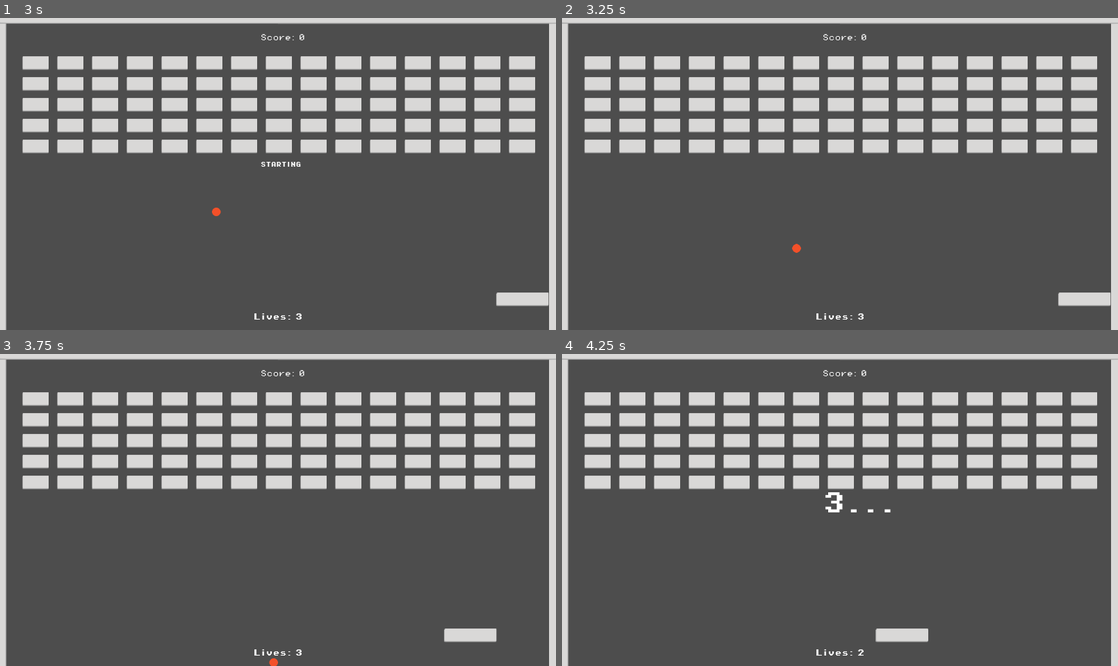
Above: before the commit, frames 1-4 (two rows, left to right).
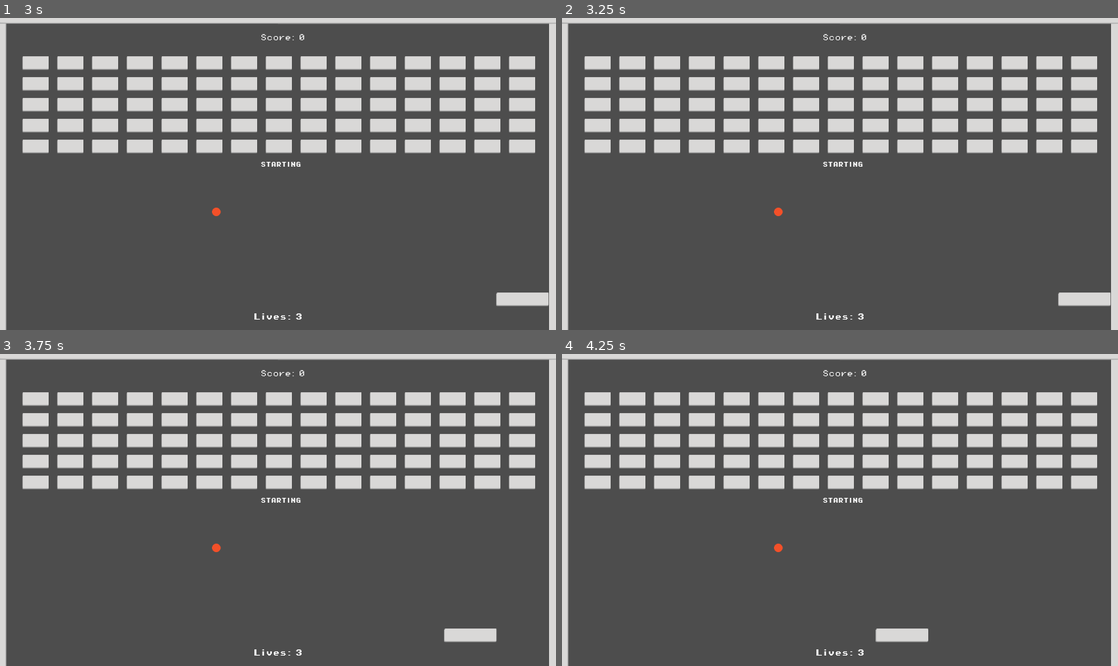
Above: after the commit, the same moments.

Repository: HyperSpreed/BreakoutGame
Game: Godot game, scene res://Scenes/main.tscn
Two runs of this game, one before a commit and one after it. Both use one fixed random seed, a clock stepped at 60 frames per second and the inputs below.
Inputs:
- Up to frame 1 (3 s): tap Enter at 0.5 s; hold Right (ui_right) 0.53-1.28 s; hold Left (ui_left) 1.28-2.03 s; hold Right (ui_right) from 2.03 s (still down)
- Up to frame 2 (3.25 s): keep holding Right (ui_right)
- Up to frame 3 (3.75 s): tap Space at 3.5 s; release Right (ui_right) at 3.53 s; hold Left (ui_left) from 3.53 s (still down)
- Up to frame 4 (4.25 s): keep holding Left (ui_left)

Frame 1 is identical in both runs. In frame 2, 0.1% of the frame differs, in the area x 38-55%, y 46-76%; in frame 3, 0.1%; in frame 4, 0.3%, in the area x 38-60%, y 44-97%.

Commit message:
Add files via upload

Diff:
--- a/breakout/Scripts/ball.gd
+++ b/breakout/Scripts/ball.gd
@@ -10,23 +10,10 @@
 	print(gameState)
 	return gameState
 
-func _ready():
-		if gameOverNow() == true:
-			var resetGame = get_node("/root/Main")
-			resetGame.game_over()
-		else:
-			var timer_label = get_node("/root/Main/TimerLabel")
-			timer_label.add_theme_font_size_override("font_size", 12)
-			#get_node("/root/Main/TimerLabel").text = "STARTING"
-			#get_node("/root/Main/TimerLabel").text = ""
-			#timer_label.text = "STARTING"
-			#timer_label.text = ""
-			await get_tree().create_timer(3).timeout
-			get_node("/root/Main/TimerLabel").text = ""
-			timer_label.add_theme_font_size_override("font_size", 52)
-			randomize()
-			VelocityBall.x = [0.45,0.5][randi()%2]
-			VelocityBall.y = [0.8,0.9][randi()%2]
+func gameStart():
+	randomize()
+	VelocityBall.x = [0.45,0.5][randi()%2]
+	VelocityBall.y = [0.8,0.9][randi()%2]
 
 func _physics_process(delta):
 	var collision_objects = move_and_collide(VelocityBall*BallSpeed*delta)
